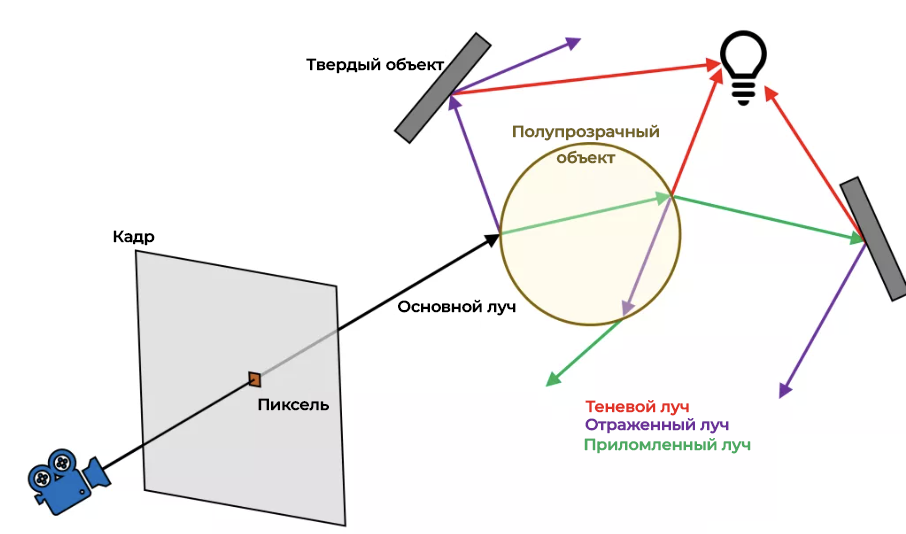
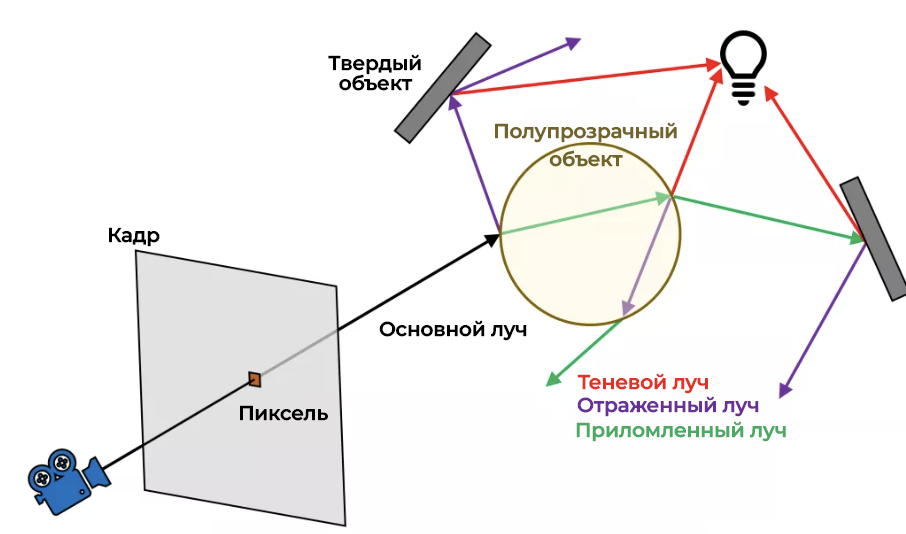
Revision of a layered 906px x 534px image; what changed, layer by layer:
painted on "Полупрозрачный объект" over (495, 122, 677, 167)
painted on "Приломленный луч" over (576, 421, 786, 454)
painted on "Отраженный луч" over (577, 396, 759, 434)
painted on "Теневой луч" over (577, 373, 708, 416)
renamed "Твердый объект копия" to "Твердый объект", painted on it over (306, 54, 445, 91)
painted on "Основной луч" over (379, 299, 527, 341)
painted on "Пиксель" over (240, 398, 329, 421)
painted on "Кадр" over (109, 227, 160, 247)
